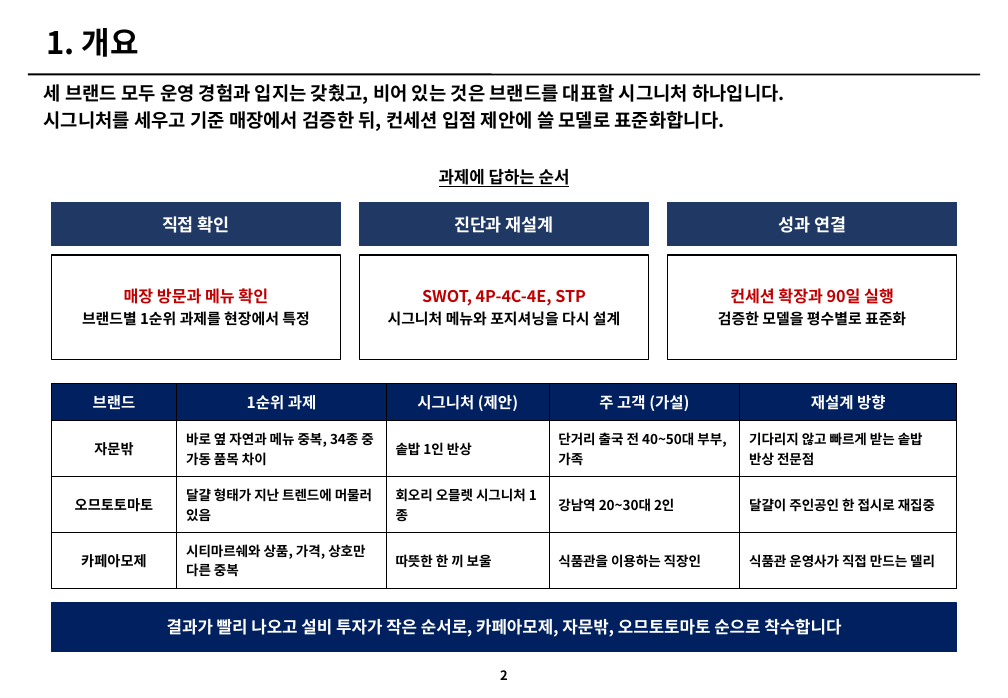
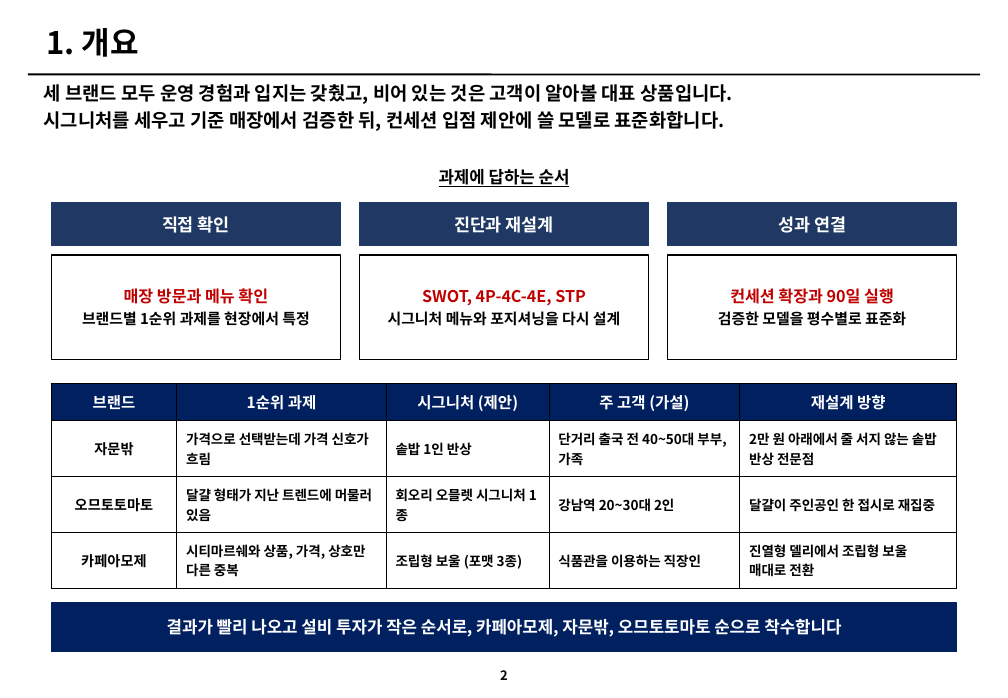
Before and after one commit to grandnim-wq/Claude, a slide deck: slide 2 of 아모제_3개브랜드_개선전략_v3.pptx. Drawn at 1008x698 pixels with LibreOffice and Linux fonts; fonts in the diff are those of the drawing. Boxes give left, top, right and bottom in pixels: in the first picture for what was removed or moved away, otherwise in the second. Text is boxed around its words. In the diff, an @@ line names an element or a change of style, - is before the commit and + after.

```diff
--- a/아모제_3개브랜드_개선전략_v3.pptx
+++ b/아모제_3개브랜드_개선전략_v3.pptx
@@ text at [44,84,733,104]: text changed @@
-세 브랜드 모두 운영 경험과 입지는 갖췄고, 비어 있는 것은 브랜드를 대표할 시그니처 하나입니다.
+세 브랜드 모두 운영 경험과 입지는 갖췄고, 비어 있는 것은 고객이 알아볼 대표 상품입니다.
@@ table at [51,383,957,588] @@
-row 2, column 2: 바로 옆 자연과 메뉴 중복, 34종 중 가동 품목 차이
+row 2, column 2: 가격으로 선택받는데 가격 신호가 흐림
-row 2, column 5: 기다리지 않고 빠르게 받는 솥밥 반상 전문점
+row 2, column 5: 2만 원 아래에서 줄 서지 않는 솥밥 반상 전문점
-row 4, column 3: 따뜻한 한 끼 보울
+row 4, column 3: 조립형 보울 (포맷 3종)
-row 4, column 5: 식품관 운영사가 직접 만드는 델리
+row 4, column 5: 진열형 델리에서 조립형 보울 매대로 전환
```
Also in this commit, not shown: 16 other slides changed, 1 slide added, 4 other files.
